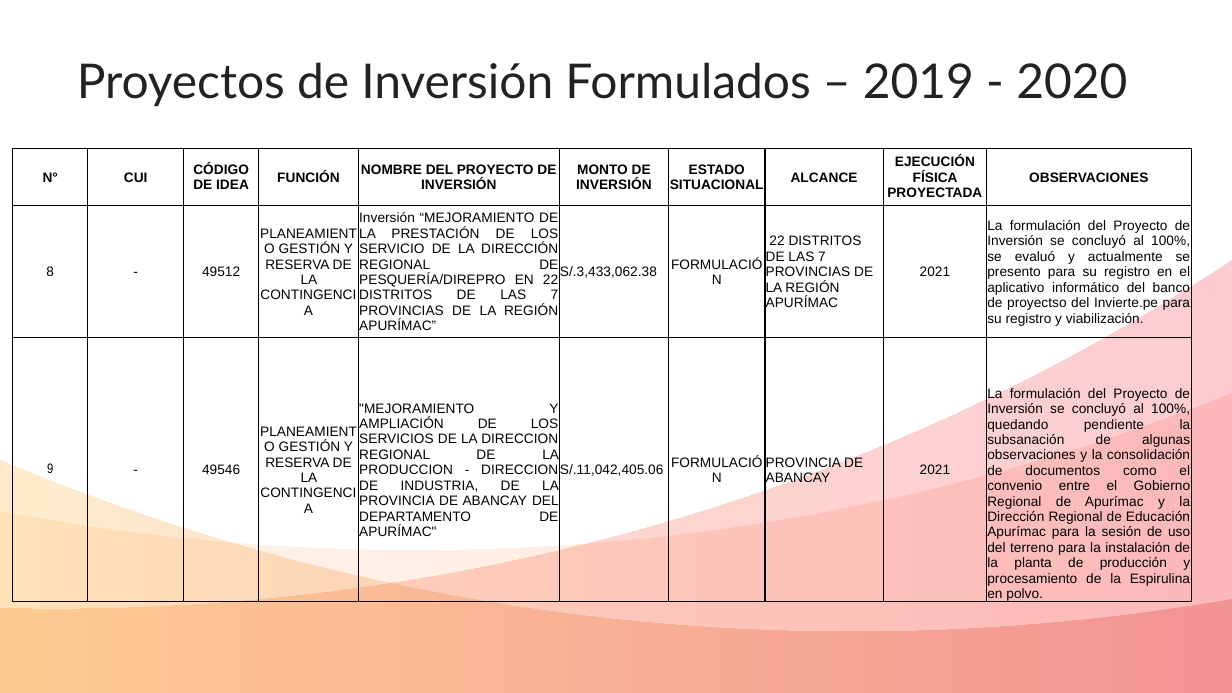
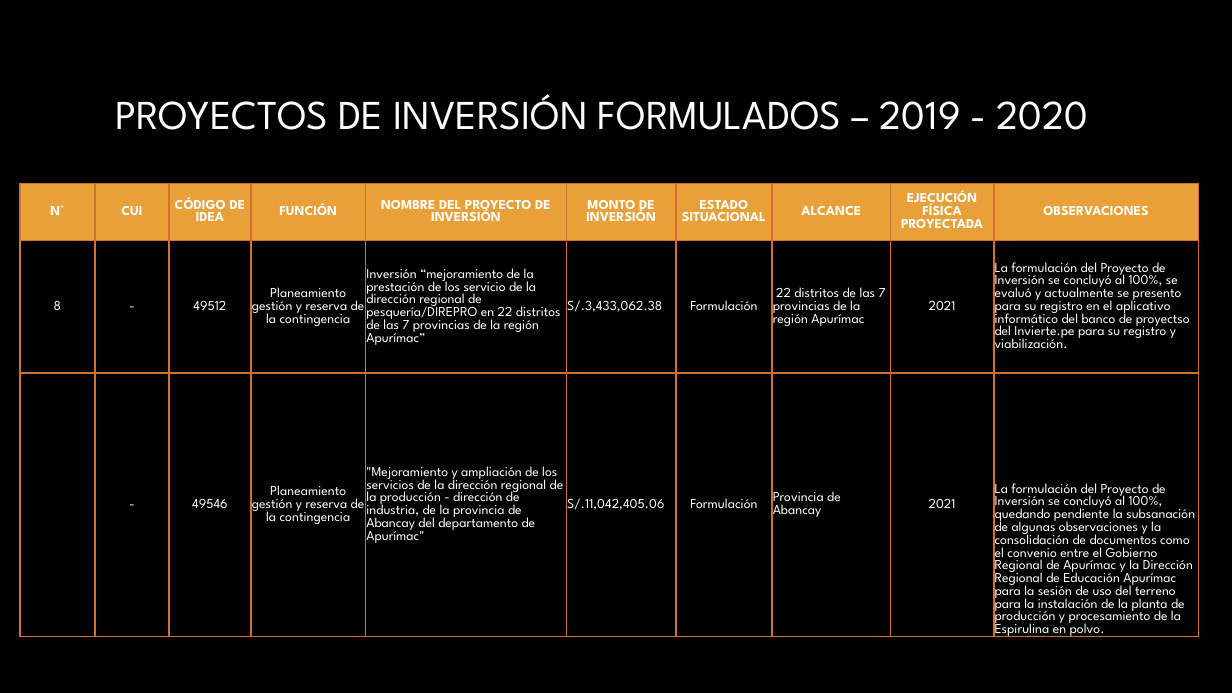
Before and after one commit to ORFEI-GRAP/Gestion-ORFEI, a slide deck: slide 4 of Proyectos Funcion - PRODUCCIÓN.pptx. Drawn at 1232x693 pixels with LibreOffice and Linux fonts; fonts in the diff are those of the drawing; background and template pictures are left out. Boxes give left, top, right and bottom in pixels: in the first picture for what was removed or moved away, otherwise in the second. Text is boxed around its words. In the diff, an @@ line names an element or a change of style, - is before the commit and + after.

```diff
--- a/Proyectos Funcion - PRODUCCIÓN.pptx
+++ b/Proyectos Funcion - PRODUCCIÓN.pptx
@@ background #FFFFFF to picture (left out) @@
@@ text at box(115, 94, 1089, 130): text changed; size 28 to 24 pt; font Lato to League Spartan; text colour #222222 to gradient #FFFFFF to #A6A6A6 @@
-Proyectos de Inversión Formulados – 2019 - 2020
+PROYECTOS DE INVERSIÓN FORMULADOS – 2019 - 2020
@@ table at box(20, 184, 1198, 653) @@
-row 2: 8 | - | 49512 | PLANEAMIENTO GESTIÓN Y RESERVA DE LA CONTINGENCIA | Inversión “MEJORAMIENTO DE LA PRESTACIÓN DE LOS SERVICIO DE LA DIRECCIÓN REGIONAL DE PESQUERÍA/DIREPRO EN 22 DISTRITOS DE LAS 7 PROVINCIAS DE LA REGIÓN APURÍMAC” | S/.3,433,062.38 | FORMULACIÓN | 22 DISTRITOS DE LAS 7 PROVINCIAS DE LA REGIÓN APURÍMAC | 2021 | La formulación del Proyecto de Inversión se concluyó al 100%, se evaluó y actualmente se presento para su registro en el aplicativo informático del banco de proyectso del Invierte.pe para su registro y viabilización.
+row 2: 8 | - | 49512 | Planeamiento gestión y reserva de la contingencia | Inversión “mejoramiento de la prestación de los servicio de la dirección regional de pesquería/DIREPRO en 22 distritos de las 7 provincias de la región Apurímac” | S/.3,433,062.38 | Formulación | 22 distritos de las 7 provincias de la región Apurímac | 2021 | La formulación del Proyecto de Inversión se concluyó al 100%, se evaluó y actualmente se presento para su registro en el aplicativo informático del banco de proyectso del Invierte.pe para su registro y viabilización.
-row 3: 9 | - | 49546 | PLANEAMIENTO GESTIÓN Y RESERVA DE LA CONTINGENCIA | "MEJORAMIENTO Y AMPLIACIÓN DE LOS SERVICIOS DE LA DIRECCION REGIONAL DE LA PRODUCCION - DIRECCION DE INDUSTRIA, DE LA PROVINCIA DE ABANCAY DEL DEPARTAMENTO DE APURÍMAC" | S/.11,042,405.06 | FORMULACIÓN | PROVINCIA DE ABANCAY | 2021 | La formulación del Proyecto de Inversión se concluyó al 100%, quedando pendiente la subsanación de algunas observaciones y la consolidación de documentos como el convenio entre el Gobierno Regional de Apurímac y la Dirección Regional de Educación Apurímac para la sesión de uso del terreno para la instalación de la planta de producción y procesamiento de la Espirulina en polvo.
+row 3: 9 | - | 49546 | Planeamiento gestión y reserva de la contingencia | "Mejoramiento y ampliación de los servicios de la dirección regional de la producción - dirección de industria, de la provincia de Abancay del departamento de Apurímac" | S/.11,042,405.06 | Formulación | Provincia de Abancay | 2021 | La formulación del Proyecto de Inversión se concluyó al 100%, quedando pendiente la subsanación de algunas observaciones y la consolidación de documentos como el convenio entre el Gobierno Regional de Apurímac y la Dirección Regional de Educación Apurímac para la sesión de uso del terreno para la instalación de la planta de producción y procesamiento de la Espirulina en polvo.
@@ fill none to #E9A039 in row 1 @@
@@ font Arial to League Spartan, text colour #000000 to #FFFFFF in "N°", "CUI", "CÓDIGO DE IDEA", "FUNCIÓN" and 17 more places @@
@@ font Arial Narrow to League Spartan in "9" @@
@@ alignment justified to left @@
@@ borders changed @@
@@ table: place and size @@
-table at box(12, 148, 1191, 605)
+table at box(20, 184, 1198, 653)
@@ freeform shape removed at box(0, 260, 1232, 693) @@
@@ freeform shape removed at box(0, 393, 1232, 692) @@
@@ freeform shape removed at box(0, 460, 1232, 692) @@
```
Also in this commit, not shown: 5 other slides changed.
